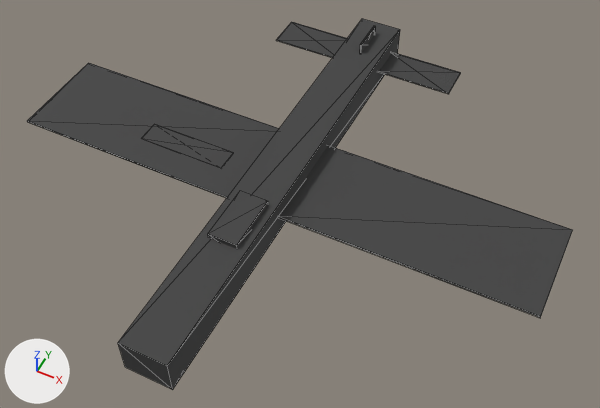
A saved change to the glTF model game/assets/units/a10c_Destroyed.glb.
Before and after are seen from a 50 mm camera at (8.99, -16.77, 21.96) aimed at (0.66, -0.11, 1.14). Arrows for +X, +Y and +Z are at lower left; the lights stay in place. The older version comes first. Mesh edges are drawn as thin lines. Where no turn or scale is listed for an object, it has been applied to the vertices. Vertices at exactly the same position are counted once.

Script lines for the objects in view, before the commit:
```python
ob_cockpit = bpy.data.objects.new('Cockpit', me_cockpit)
ob_cockpit.location = (0.0, -2.93, 2.77)
ob_elevator_l = bpy.data.objects.new('Elevator_L', me_elevator_l)
ob_elevator_l.location = (-2.1, 6.83, 2.23)
ob_elevator_r = bpy.data.objects.new('Elevator_R', me_elevator_r)
ob_elevator_r.location = (2.1, 6.83, 2.23)
ob_flap_l = bpy.data.objects.new('Flap_L', me_flap_l)
ob_flap_l.location = (-3.51, -0.33, 2.23)
ob_fuselage = bpy.data.objects.new('Fuselage', me_fuselage)
ob_fuselage.parent = ob_root
ob_fuselage.location = (0.0, 0.0, 0.0)
ob_rudder = bpy.data.objects.new('Rudder', me_rudder)
ob_rudder.parent = ob_fuselage
ob_rudder.location = (0.0, 6.829, 0.536)
ob_wing_l = bpy.data.objects.new('Wing_L', me_wing_l)
ob_wing_l.location = (-4.91, 0.0, 2.23)
ob_wing_r = bpy.data.objects.new('Wing_R', me_wing_r)
ob_wing_r.location = (4.91, 0.0, 2.23)
```
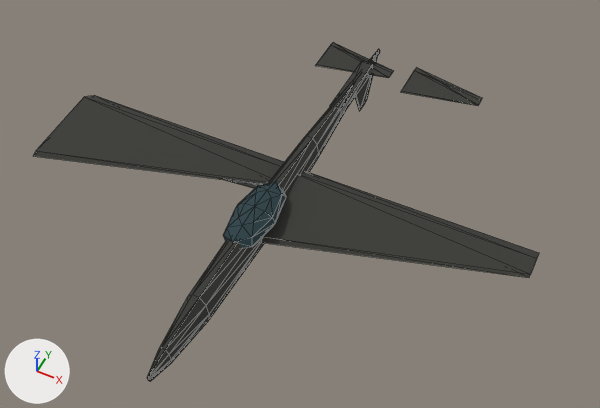
ob_root is not drawn itself; it is the parent of ob_fuselage.

The edits, one by one:
Material 'burned' (mat_burned) changes colour from dark grey #3f3f3f to dark grey #383835; in linear values from (0.05, 0.05, 0.05) to (0.04, 0.04, 0.035).
In material 'burned' (mat_burned), roughness goes from 0.8 to 0.95.
Material 'track' (mat_track) is new.
Its base color is (0.02, 0.05, 0.06) (dark cyan #273f45).
Its roughness is 0.9.
me_fuselage is used by ob_fuselage; parent ob_root; location (0.0, 0.0, 0.0).
me_fuselage had 8 vertices, 12 faces and spanned x -0.8..0.8, y -8.1..8.1, z -0.6..0.6.
me_fuselage now has 70 vertices, 136 faces and spans x -0.5..0.5, y -8.1..8.1, z -0.8..0.8.
me_fuselage part 1: 8 vertices removed from x -0.8..0.8, y -8.1..8.1, z -0.6..0.6; 70 vertices added at x -0.5..0.5, y -8.1..8.1, z -0.8..0.8.
me_cockpit is used by ob_cockpit; location (0.0, -2.93, 2.77).
me_cockpit had 8 vertices, 12 faces and spanned x -0.49..0.49, y -0.98..0.98, z -0.27..0.27.
me_cockpit no longer uses material mat_burned (dark grey #3f3f3f).
me_cockpit now has 42 vertices, 80 faces and spans x -0.72..0.72, y -1.63..1.63, z -0.45..0.45.
me_cockpit part 2: 8 vertices removed from x -0.49..0.49, y -0.98..0.98, z -0.27..0.27; 42 vertices added at x -0.72..0.72, y -1.63..1.63, z -0.45..0.45, forming an icosphere of 80 faces.
me_cockpit gains material mat_track (dark cyan #273f45).
me_elevator_l is used by ob_elevator_l; location (-2.1, 6.83, 2.23).
me_elevator_l had 8 vertices, 12 faces and spanned x -1.4..1.4, y -0.65..0.65, z -0.02..0.02.
me_elevator_l now has 8 vertices, 12 faces and spans x 0.0..2.8, y -0.81..0.81, z 0.0..0.05.
me_elevator_l part 3: the whole mesh is rebuilt.
me_elevator_r is used by ob_elevator_r; location (2.1, 6.83, 2.23).
me_elevator_r had 8 vertices, 12 faces and spanned x -1.4..1.4, y -0.65..0.65, z -0.02..0.02.
me_elevator_r now has 8 vertices, 12 faces and spans x 0.0..2.8, y -0.81..0.81, z 0.0..0.05.
me_elevator_r part 4: the whole mesh is rebuilt.
me_rudder is used by ob_rudder; parent ob_fuselage; location (0.0, 6.829, 0.536).
me_rudder had 8 vertices, 12 faces and spanned x -0.03..0.03, y -0.65..0.65, z -0.447..0.447.
me_rudder now has 8 vertices, 12 faces and spans x 0.0..1.877, y -1.301..1.301, z 0.0..0.05.
me_rudder part 5: the whole mesh is rebuilt.
me_wing_l is used by ob_wing_l; location (-4.91, 0.0, 2.23).
me_wing_l had 8 vertices, 12 faces and spanned x -4.21..4.21, y -1.79..1.79, z -0.04..0.04.
me_wing_l now has 8 vertices, 12 faces and spans x 0.0..8.41, y -1.79..1.84, z 0.0..0.36.
me_wing_l part 6: the whole mesh is rebuilt.
me_wing_r is used by ob_wing_r; location (4.91, 0.0, 2.23).
me_wing_r had 8 vertices, 12 faces and spanned x -4.21..4.21, y -1.79..1.79, z -0.04..0.04.
me_wing_r now has 8 vertices, 12 faces and spans x 0.0..8.41, y -1.79..1.84, z 0.0..0.36.
me_wing_r part 7: the whole mesh is rebuilt.
Object 'Root' (ob_root) moves from (0.0, 0.0, 2.235) to (0.0, 0.0, 1.565).
Object 'Cockpit' (ob_cockpit) moves from (0.0, -2.93, 2.77) to (0.0, -1.95, 2.1).
Object 'Elevator_L' (ob_elevator_l) moves from (-2.1, 6.83, 2.23) to (-1.75, 6.83, 1.74).
Object 'Elevator_R' (ob_elevator_r) moves from (2.1, 6.83, 2.23) to (1.75, 6.83, 1.74).
Object 'Rudder' (ob_rudder) moves from (0.0, 6.829, 0.536) to (0.0, 6.829, 0.0894).
Object 'Rudder' (ob_rudder) turns from (0, 0, 0) to (0, 90, 0) degrees about x, y and z.
Object 'Wing_L' (ob_wing_l) moves from (-4.91, 0.0, 2.23) to (-8.41, -0.81, 1.56).
Object 'Wing_R' (ob_wing_r) moves from (4.91, 0.0, 2.23) to (0.0, -0.81, 1.56).

Boxes [x1, y1, x2, y2] around the edits, measured in the pictures (600 x 408 px):
'Wing_R', recoloured, surface changed, reshaped, moved (39% shorter)
    before: [280, 145, 573, 318]
    after: [261, 172, 539, 277]
'Fuselage', recoloured, surface changed, reshaped, moved (17% narrower, 11% shorter)
    before: [118, 18, 400, 390]
    after: [147, 49, 380, 381]
'Wing_L', recoloured, surface changed, reshaped, moved (34% shorter)
    before: [27, 63, 279, 198]
    after: [34, 95, 284, 184]
'Cockpit', recoloured, surface changed, reshaped, moved (13% taller)
    before: [208, 190, 268, 249]
    after: [223, 182, 286, 249]
'Elevator_R', recoloured, surface changed, reshaped, moved (9% shorter)
    before: [379, 52, 461, 94]
    after: [401, 68, 482, 106]
'Elevator_L', recoloured, surface changed, reshaped, moved
    before: [276, 22, 347, 58]
    after: [315, 42, 394, 78]
'TailBoom', now drawn
    after: [330, 60, 373, 114]
'Rudder', recoloured, surface changed, reshaped, moved, turned
    before: [360, 25, 376, 52]
    after: [355, 58, 377, 111]
'Flap_L', recoloured, surface changed
    both: [227, 180, 263, 188]
